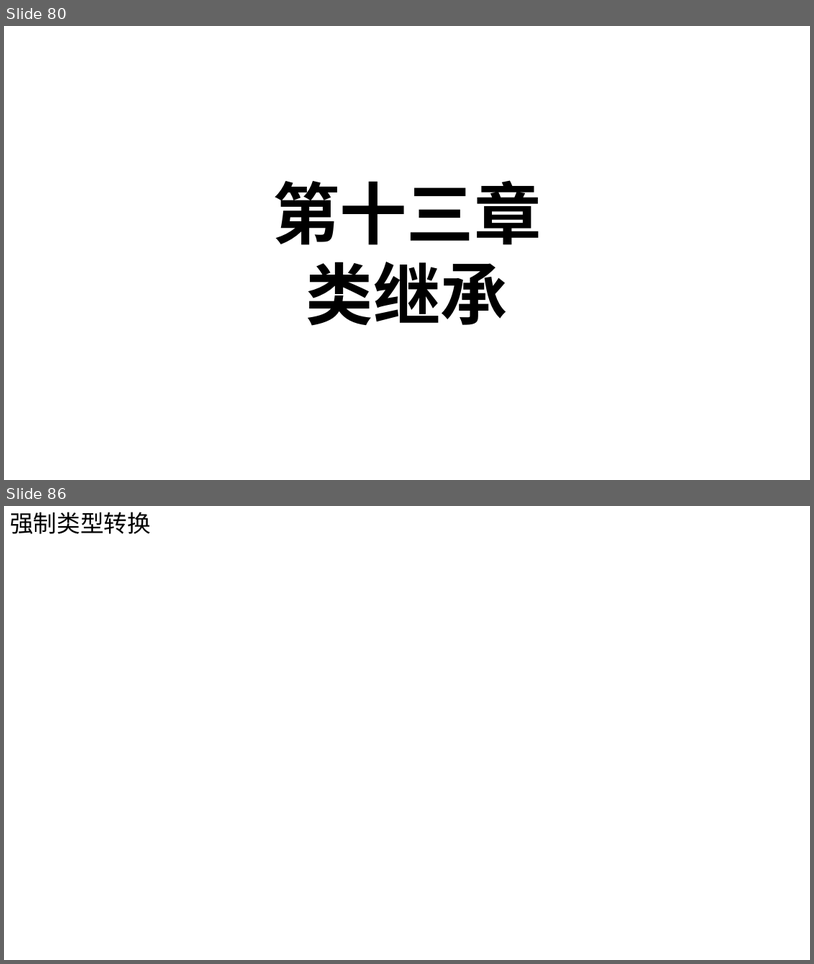
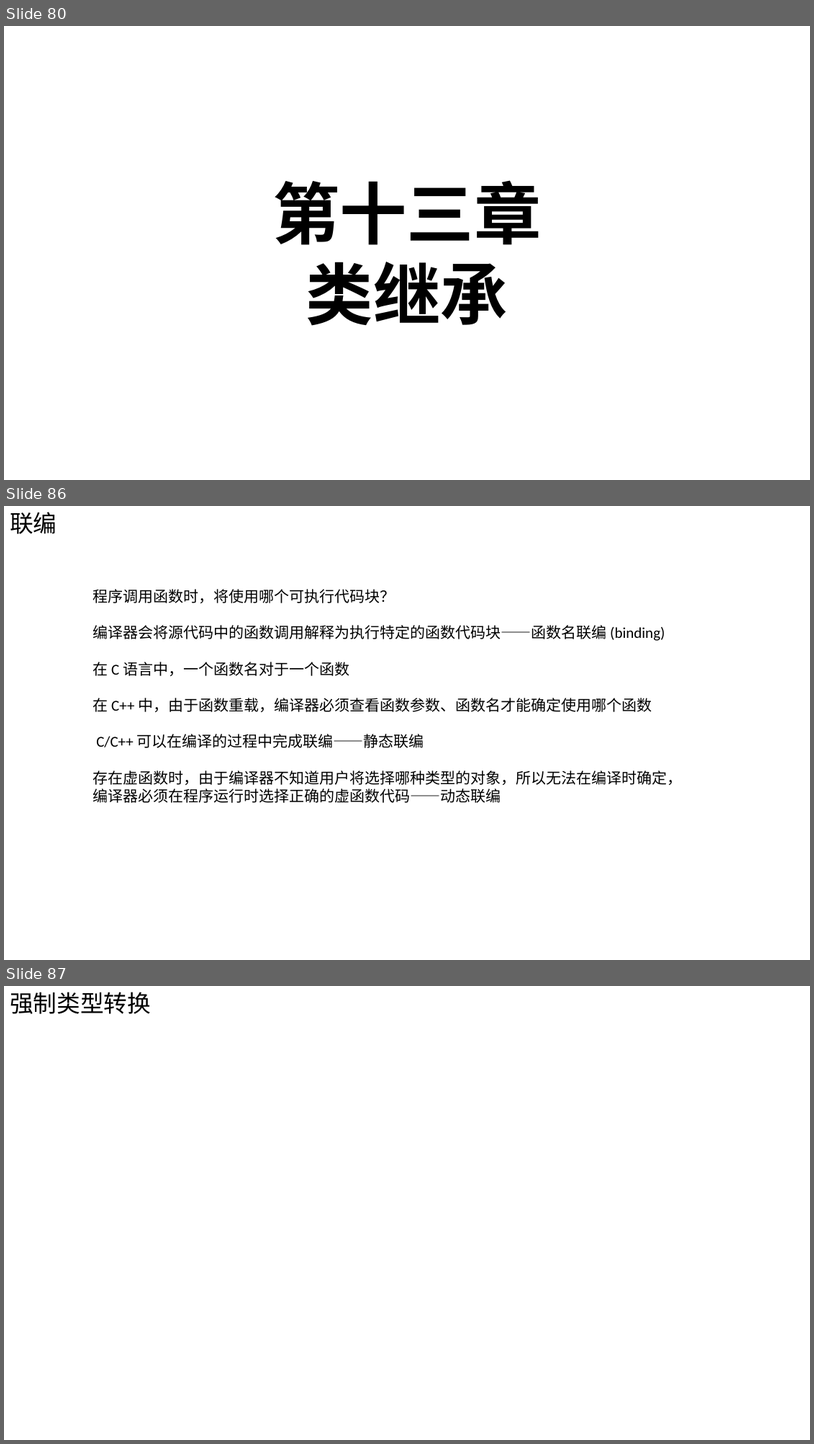
Before and after one commit to Chao200/CPP_Primer_Plus, a slide deck: C++ Primer Plus.pptx. Shown one above the other, each under a label of ours: slides 80 and 86 before the commit, slides 80, 86 and 87 after it; the slides between them are not shown. The pictures are 814x964 and 814x1444 pixels, drawn with LibreOffice and Linux fonts; fonts in the diff are those of the drawing. Boxes give left, top, right and bottom in pixels: in the first picture for what was removed or moved away, otherwise in the second. Text is boxed around its words. In the diff, an @@ line names an element or a change of style, - is before the commit and + after.

```diff
--- a/C++ Primer Plus.pptx
+++ b/C++ Primer Plus.pptx
@@ slide 86 added at [4,506,810,960], background #FFFFFF @@
@@ text added at [10,512,57,534], 28 pt, text #000000 @@
+联编
@@ text added at [93,589,683,803], 18 pt, text #000000 @@
+程序调用函数时，将使用哪个可执行代码块？
+编译器会将源代码中的函数调用解释为执行特定的函数代码块——函数名联编 (binding)
+在 C 语言中，一个函数名对于一个函数
+在 C++ 中，由于函数重载，编译器必须查看函数参数、函数名才能确定使用哪个函数
+C/C++ 可以在编译的过程中完成联编——静态联编
+存在虚函数时，由于编译器不知道用户将选择哪种类型的对象，所以无法在编译时确定，编译器必须在程序运行时选择正确的虚函数代码——动态联编
@@ what was slide 86 is now slide 87 @@
```
Also in this commit, not shown: 5 other slides added, 5 slides removed.
